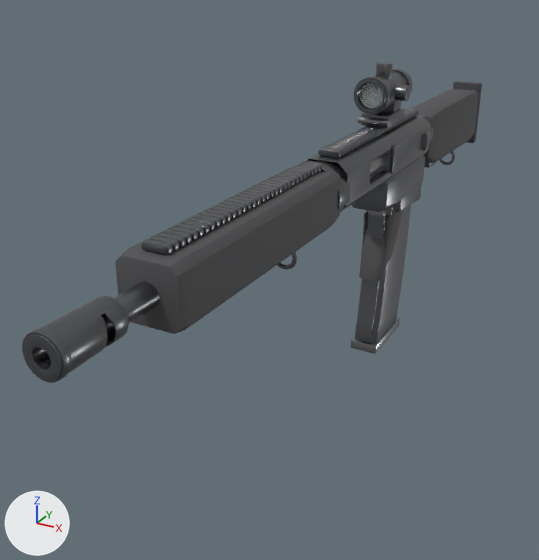
What one commit did to the FBX model Assets/_Project/Art/Models/Resources/Kordon/Weapons/tr30.fbx.
Before and after are seen from a 50 mm lens placed at (0.282, -0.801, 0.254), pointed at (-0.07, -0.159, -0.067). The axes (+X, +Y, +Z) are drawn at lower left. The lights are the same throughout. The older version comes first. Vertices at exactly the same position are counted once.

In view in the first picture: 'Magazine', 'tr30'.
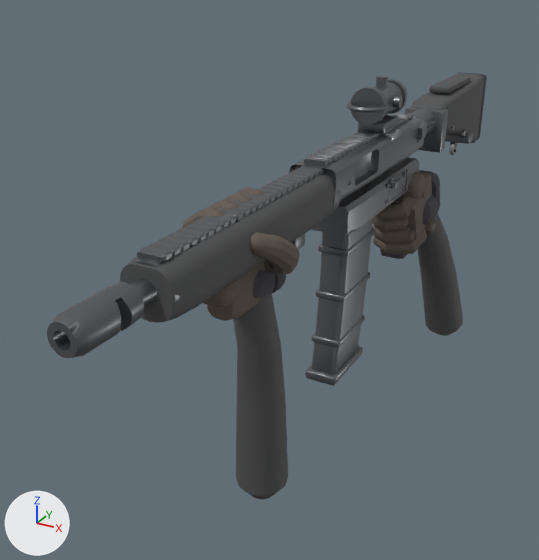
Patch to the scene script:
```diff
--- a/Assets/_Project/Art/Models/Resources/Kordon/Weapons/tr30.fbx.py
+++ b/Assets/_Project/Art/Models/Resources/Kordon/Weapons/tr30.fbx.py
@@ me_tr30 @@
-me_tr30.from_pydata(...)  # 17959 vertices, 17912 faces; spans x -0.03..0.03, y -0.547..0.316, z -0.094..0.148
+me_tr30.from_pydata(...)  # 12656 vertices, 10444 faces; spans x -0.029..0.03, y -0.53..0.331, z -0.092..0.135
+# me_tr30 part 1: the loose piece of 56 vertices spanning x 0.024..0.028, y -0.071..-0.062, z 0.041..0.07 is scaled about its middle by (0.573, 2.08, 0.222), then moved by (-0.053, 0.014, -0.029)
+# me_tr30 part 2: the loose piece of 56 vertices spanning x 0.016..0.019, y -0.127..-0.073, z 0.045..0.066 is scaled about its middle by (0.678, 0.355, 0.311), then moved by (0.01, 0.048, -0.03), in mat_krd_gun_metal (grey #6f7174)
+# me_tr30 part 3: the loose piece of 56 vertices spanning x -0.014..-0.013, y -0.038..-0.002, z -0.071..-0.019 is scaled about its middle by (0.731, 0.0403, 0.493), then moved by (-0.011, -0.046, 0.065), in mat_krd_gun_metal (grey #6f7174)
+# me_tr30 part 4: the loose piece of 56 vertices spanning x 0.013..0.014, y -0.038..-0.002, z -0.071..-0.019 is scaled about its middle by (0.731, 0.0403, 0.493), then moved by (-0.038, 0.008, 0.065), in mat_krd_gun_metal (grey #6f7174)
+# me_tr30 part 5: the loose piece of 56 vertices spanning x -0.015..0.015, y -0.059..-0.011, z 0.085..0.097 is scaled about its middle by (0.0384, 1.11, 0.123), then moved by (-0.024, -0.004, -0.084)
+# me_tr30 part 6: the loose piece of 294 vertices spanning x -0.025..0.025, y -0.185..0.065, z 0.027..0.078 is rebuilt with 128 vertices and now spans x -0.024..0.024, y -0.207..0.043, z 0.042..0.078
+# me_tr30 part 7: the loose piece of 288 vertices spanning x -0.016..0.016, y -0.076..0.006, z 0.103..0.136 is rebuilt with 155 vertices and now spans x -0.017..0.017, y -0.079..-0.013, z 0.093..0.127
+# me_tr30 part 8: the loose piece of 288 vertices spanning x -0.027..0.027, y -0.205..-0.181, z 0.023..0.076 is rebuilt with 84 vertices and now spans x -0.024..0.024, y -0.209..-0.193, z 0.027..0.075
+# me_tr30 part 9: the loose piece of 280 vertices spanning x -0.025..0.025, y -0.067..0.065, z -0.009..0.039 is rebuilt with 50 vertices and now spans x -0.024..0.024, y -0.169..0.038, z 0.0..0.033
+# me_tr30 part 10: the loose piece of 176 vertices spanning x -0.018..0.018, y -0.051..0.021, z -0.094..0.014 is rebuilt with 228 vertices and now spans x -0.017..0.017, y -0.012..0.053, z -0.084..0.02
+# me_tr30 part 11: the loose piece of 160 vertices spanning x -0.026..0.026, y -0.452..-0.197, z 0.024..0.075 is rebuilt with 1283 vertices and now spans x -0.023..0.023, y -0.454..-0.204, z 0.029..0.073
+# me_tr30 part 12: the loose piece of 134 vertices spanning x -0.016..0.016, y 0.055..0.26, z 0.033..0.066 is rebuilt with 68 vertices and now spans x -0.016..0.016, y 0.03..0.243, z 0.044..0.076
+# me_tr30 part 13: 38 loose pieces with 4315 vertices, spanning x -0.03..0.028, y -0.546..0.316, z -0.057..0.148, are deleted
+# me_tr30 part 14: 38 vertices moved within x -0.01..0.01, y -0.485..-0.025, z 0.0..0.081; 11360 vertices removed from x -0.027..0.03, y -0.547..0.304, z -0.02..0.085; 9840 vertices added at x -0.029..0.03, y -0.53..0.331, z -0.092..0.135
+# other edits to the shape of me_tr30 do not show in these pictures
 me_tr30.materials.append(mat_krd_gun_metal)
@@ ob_magazine @@
 ob_magazine = bpy.data.objects.new('Magazine', me_magazine)
-ob_magazine.location = (0.0, 0.007, 0.004)
+ob_magazine.location = (0.0, -0.117, 0.02)
@@ ob_handleft @@
+ob_handleft = bpy.data.objects.new('HandLeft', me_handleft)  # 3866 vertices, 3666 faces; spans x -0.044..0.04, y -0.377..-0.244, z -0.254..0.08; in mat_krd_glove_leather (brown #61574e), mat_krd_rubber (dark grey #45454b), mat_krd_gun_polymer (dark grey #4f4f50)
+ob_handleft.location = (0.0, 0.0, 0.0)
@@ ob_handright @@
+ob_handright = bpy.data.objects.new('HandRight', me_handright)  # 4330 vertices, 4096 faces; spans x -0.024..0.066, y -0.026..0.186, z -0.254..0.019; in mat_krd_glove_leather (brown #61574e), mat_krd_rubber (dark grey #45454b), mat_krd_gun_polymer (dark grey #4f4f50)
+ob_handright.location = (0.0, 0.0, 0.0)
```

Pixel boxes [x1, y1, x2, y2] of what changed, in the pictures (539 x 560 px; the box of a moved part takes in the faces that stretch with it):
'tr30', reshaped (11% shorter): before [22, 62, 482, 383]; after [47, 72, 487, 358]
'HandLeft', added: after [183, 187, 300, 500]
    faces in mat_krd_gun_polymer (dark grey #4f4f50): [233, 294, 288, 500]
    faces in mat_krd_glove_leather (brown #61574e): [183, 187, 300, 321]
    faces in mat_krd_rubber (dark grey #45454b): [253, 269, 286, 298]
'Magazine', moved: before [351, 205, 411, 354]; after [305, 218, 375, 386]
'HandRight', added: after [372, 170, 463, 336]
    faces in mat_krd_gun_polymer (dark grey #4f4f50): [417, 213, 463, 336]
    faces in mat_krd_glove_leather (brown #61574e): [372, 172, 436, 254]
    faces in mat_krd_rubber (dark grey #45454b): [408, 170, 440, 237]
part 1 of me_tr30, moved or reshaped (not visible afterwards): before [390, 144, 397, 174]
part 2 of me_tr30, moved or reshaped: before [370, 155, 384, 178]; after [394, 178, 401, 189]
part 3 of me_tr30, moved or reshaped (not visible afterwards): before [362, 212, 368, 245]
part 4 of me_tr30, moved or reshaped (not visible afterwards): before [385, 215, 391, 249]
part 5 of me_tr30, moved or reshaped (not visible afterwards): before [361, 109, 404, 128]
part 6 of me_tr30, rebuilt (9% wider, 13% shorter): before [307, 115, 431, 209]; after [289, 118, 424, 200]
part 7 of me_tr30, rebuilt: before [355, 71, 408, 113]; after [375, 82, 403, 115]
part 8 of me_tr30, rebuilt: before [316, 161, 350, 212]; after [322, 170, 342, 213]
part 9 of me_tr30, rebuilt: before [352, 155, 425, 212]; after [312, 157, 419, 236]
part 10 of me_tr30, rebuilt (mostly hidden afterwards): before [359, 205, 402, 281]; after [390, 195, 402, 205]
part 11 of me_tr30, rebuilt (10% shorter): before [115, 168, 341, 334]; after [120, 174, 335, 323]
part 12 of me_tr30, rebuilt (not visible before): after [413, 108, 436, 134]
part 13 of me_tr30, deleted: before [22, 62, 482, 383]
part 14 of me_tr30, moved or reshaped: before [22, 89, 478, 381]; after [47, 72, 487, 358]
